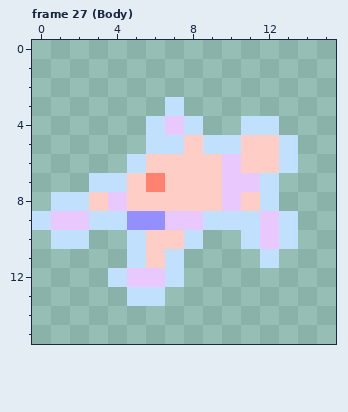
Pixel-art file: art/characters/Man1.ase. This is how it looked before the edit.
16x16 pixels, 27 frames. Shown: frame 27 (Body).
The result:
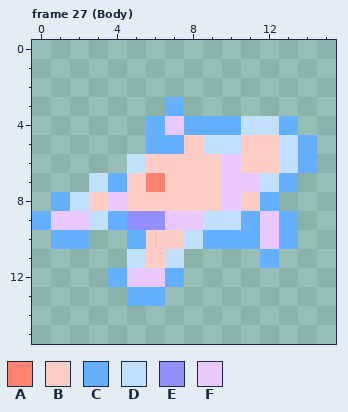
Palette (. is transparent): A #fe8270  B #fecdc6  C #64b0fe  D #c1e0fe  E #9390fe  F #e9c8fe
Commit message: body frames
From old to new:
{"where": "frame 27 (Body), layer \"Layer 3\""}
{"frame":27,"y":3,"x":7,"old":"D","new":"C"}
{"frame":27,"y":4,"x":6,"old":"D","new":"C"}
{"frame":27,"y":4,"x":8,"old":"D..","new":"CCC"}
{"frame":27,"y":4,"x":13,"old":".","new":"C"}
{"frame":27,"y":5,"x":6,"old":"DD","new":"CC"}
{"frame":27,"y":5,"x":14,"old":".","new":"C"}
{"frame":27,"y":6,"x":14,"old":".","new":"C"}
{"frame":27,"y":7,"x":4,"old":"D","new":"C"}
{"frame":27,"y":7,"x":13,"old":".","new":"C"}
{"frame":27,"y":8,"x":1,"old":"D","new":"C"}
{"frame":27,"y":8,"x":12,"old":"D","new":"C"}
{"frame":27,"y":9,"x":0,"old":"D","new":"C"}
{"frame":27,"y":9,"x":4,"old":"D","new":"C"}
{"frame":27,"y":9,"x":11,"old":"D","new":"C"}
{"frame":27,"y":9,"x":13,"old":"D","new":"C"}
{"frame":27,"y":10,"x":1,"old":"DD","new":"CC"}
{"frame":27,"y":10,"x":5,"old":"D","new":"C"}
{"frame":27,"y":10,"x":9,"old":"..D","new":"CCC"}
{"frame":27,"y":10,"x":13,"old":"D","new":"C"}
{"frame":27,"y":11,"x":12,"old":"D","new":"C"}
{"frame":27,"y":12,"x":4,"old":"D","new":"C"}
{"frame":27,"y":12,"x":7,"old":"D","new":"C"}
{"frame":27,"y":13,"x":5,"old":"DD","new":"CC"}
{"label":"changed","picture_box":[32,97,317,306]}
